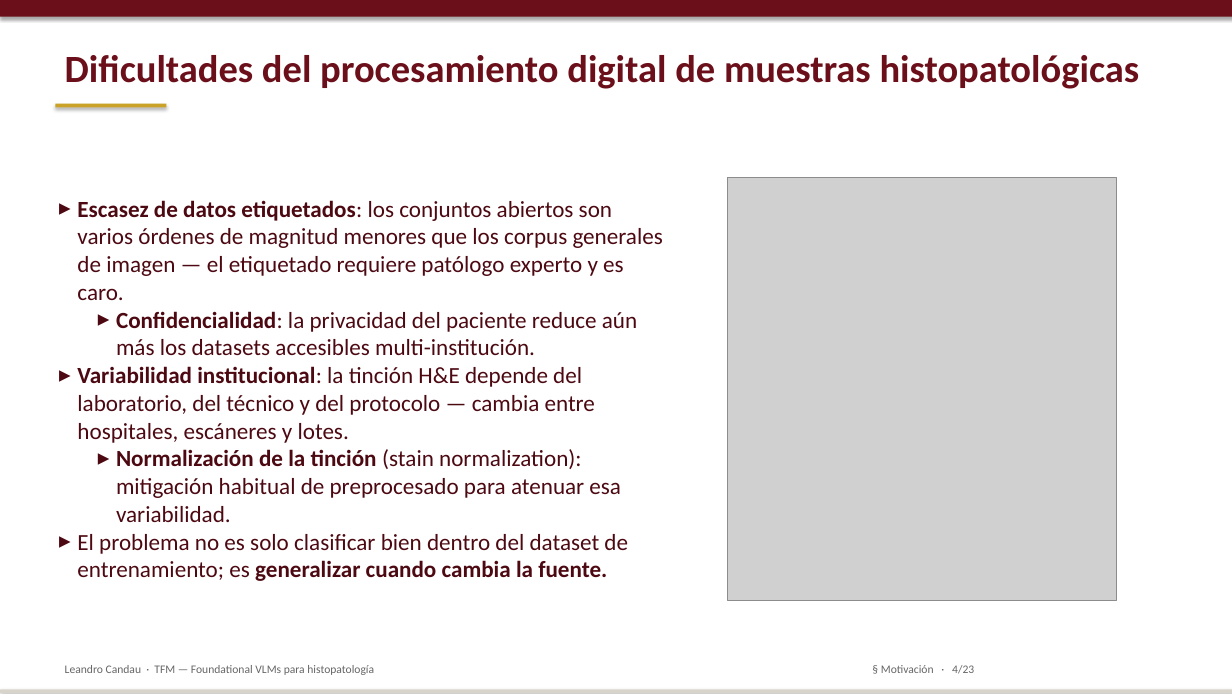
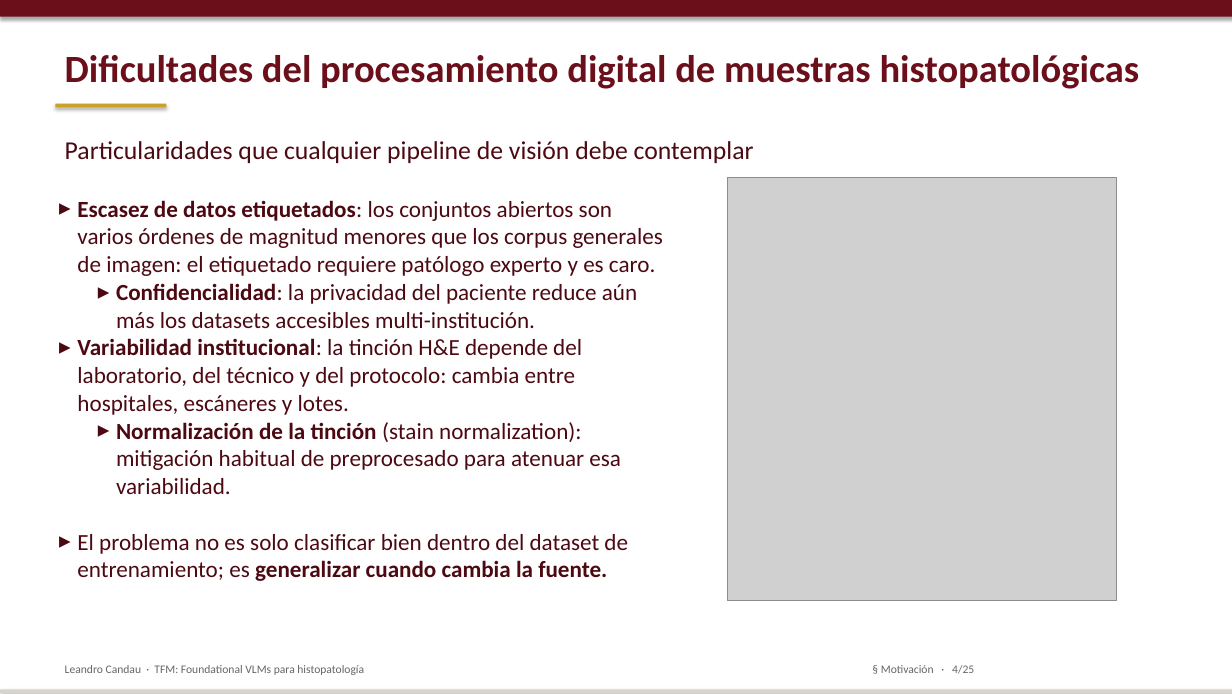
Before and after one commit to lcandau/histopathology-clip-lab, a slide deck: slide 4 of report/TFM_defense.pptx. Drawn at 1232x694 pixels with LibreOffice and Linux fonts; fonts in the diff are those of the drawing; grey boxes stand for pictures. Boxes give left, top, right and bottom in pixels: in the first picture for what was removed or moved away, otherwise in the second. Text is boxed around its words. In the diff, an @@ line names an element or a change of style, - is before the commit and + after.

```diff
--- a/report/TFM_defense.pptx
+++ b/report/TFM_defense.pptx
@@ text added at [65,141,754,163], 20 pt, text #4D0912 @@
+Particularidades que cualquier pipeline de visión debe contemplar
@@ text at [77,200,663,276]: text changed @@
-▸ Escasez de datos etiquetados: los conjuntos abiertos son varios órdenes de magnitud menores que los corpus generales de imagen — el etiquetado requiere patólogo experto y es caro.
+▸ Escasez de datos etiquetados: los conjuntos abiertos son varios órdenes de magnitud menores que los corpus generales de imagen: el etiquetado requiere patólogo experto y es caro.
@@ text at [77,338,582,415]: text changed @@
-▸ Variabilidad institucional: la tinción H&E depende del laboratorio, del técnico y del protocolo — cambia entre hospitales, escáneres y lotes.
+▸ Variabilidad institucional: la tinción H&E depende del laboratorio, del técnico y del protocolo: cambia entre hospitales, escáneres y lotes.
@@ text at [65,665,364,675]: text changed @@
-Leandro Candau · TFM — Foundational VLMs para histopatología
+Leandro Candau · TFM: Foundational VLMs para histopatología
```
Also in this commit, not shown: 12 other slides changed, 11 slides added, 9 slides removed, 40 other files.
